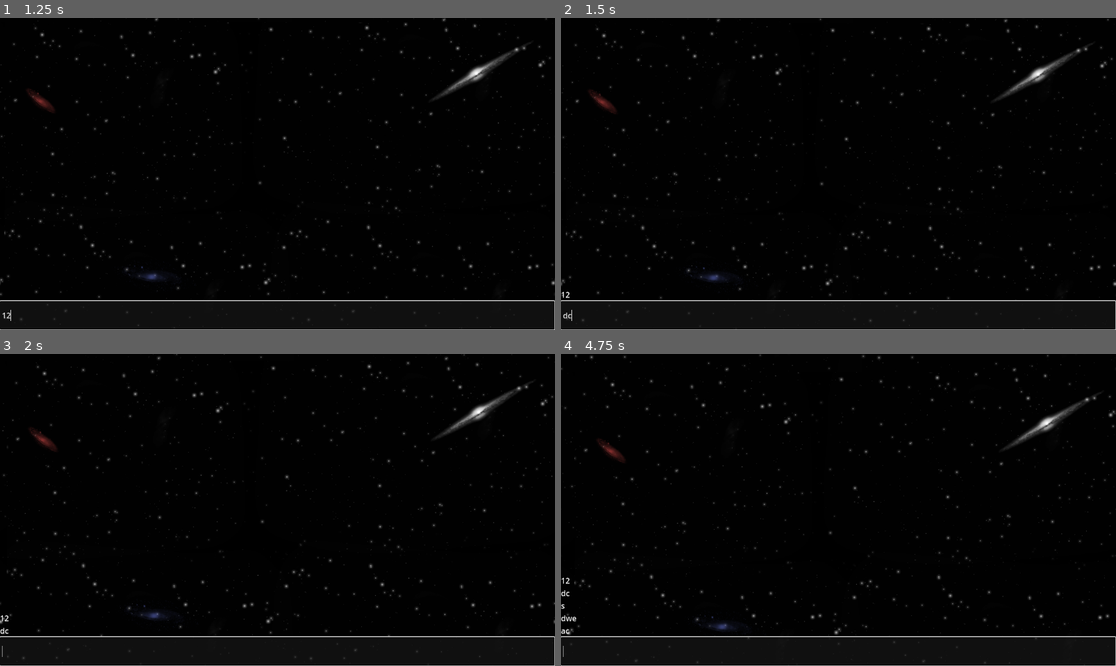
Above: before the commit, frames 1-4 (two rows, left to right).
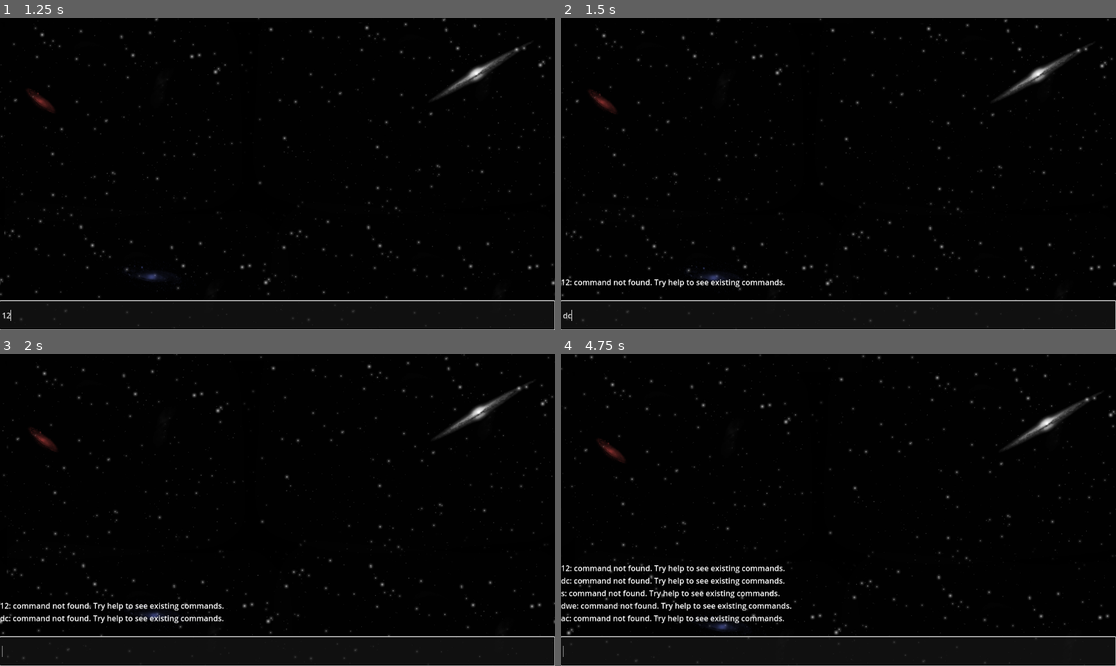
Above: after the commit, the same moments.

Repository: drakshruk/3d-test-project
Game: Godot game, scene res://scenes/terminal.tscn
The game is run twice, just before and just after one commit, with the same random seed, the same clock (stepped at 60 frames per second) and the same inputs. This scene is started directly instead of the project's main scene.
Inputs (mouse positions are in pixels of both pictures, inside the frame that each line leads up to):
- Up to frame 1 (1.25 s): click (277, 314) at 0.52 s; type "12" at 0.6 s
- Up to frame 2 (1.5 s): tap Enter (ui_accept) at 1.25 s; move the mouse to (960, 158) at 1.27 s; hold D (right) from 1.28 s (still down); hold C (crouch) from 1.28 s (still down); click (960, 158) at 1.42 s
- Up to frame 3 (2 s): keep holding D (right); keep holding C (crouch); tap Enter (ui_accept) at 1.52 s
- Up to frame 4 (4.75 s): move the mouse to (727, 525) at 2.02 s; release D (right) at 2.03 s; release C (crouch) at 2.03 s; hold S (backward) 2.03-2.78 s; tap Shift (dash) at 2.1 s; tap Enter (ui_accept) at 2.27, 3.77, 4.52 s; move the mouse to (894, 441) at 2.77 s; hold D (right) 2.78-3.53 s; hold Ctrl (sprint) 2.78-3.53 s; move the mouse to (810, 572) at 3.52 s; hold W (forward) 3.53-4.28 s; tap E (stick_to_the_wall) at 3.6 s; click (810, 572) at 3.67 s; move the mouse to (1005, 556) at 4.27 s; hold A (left) from 4.28 s (still down); hold C (crouch) from 4.28 s (still down)

Frame 1 is identical in both runs. In frame 2, 0.4% of the frame differs, in the area x 0-41%, y 83-90%; in frame 3, 0.9%; in frame 4, 2.2%, in the area x 0-42%, y 67-90%.

Commit message:
Added basic terminal commands

Diff:
--- a/scripts/terminal.gd
+++ b/scripts/terminal.gd
@@ -1,6 +1,18 @@
 extends Node2D
 
-var history = []
+class Command:
+	var name: String
+	var short_description: String
+
+	func _init(n: String = "", desc: String = ""):
+		name = n
+		short_description = desc
+
+
+var history = [] as Array[String]
+var commands: Array[Command] = [Command.new("help", "prints this text"),
+								Command.new("clear", "clears the screen"),
+								Command.new("history", "displays the history list")]
 var rotation_var = 0 as float;
 @onready var timer = $Timer
 
@@ -17,19 +29,41 @@
 
 func _on_line_edit_text_submitted(new_text: String) -> void:
 	if (new_text != ""):
+		$LineEdit.clear()
 		history.push_back(new_text)
-		$Label.text += "\n" + new_text
-		$LineEdit.clear()
+		var argv = strcmp(new_text, " ")
+		var out = processCommand(argv)
+		for v in out:
+			$Label.text += v
 
-	var words = strcmp(new_text, " ")
+# Функция, возвращающая массив строк, которые будут выведены в терминал
+func processCommand(argv: Array[String]) -> Array[String]:
+	var out = [] as Array[String]
 
-	print(words)
+	match argv[0]:
+		"help":
+			for com in commands:
+				out.push_back(com.name + "  -  " + com.short_description + "\n")
+		"clear":
+			$Label.text = ""
+		"history":
+			for v in history:
+				out.push_back(v + "\n")
+		_:
+			out.push_back(argv[0] + ": command not found. Try help to see existing commands.\n")
 
-func strcmp(line: String, char: String):
+	return out
+
+func strcmp(line: String, char: String) -> Array[String]:
 	if (char.length() != 1):
 		return []
 
-	var words = []
+	while line[0] == char:
+		line = line.erase(0, 1)
+	while line.contains(char + char):
+		line.replace(char + char, char)
+
+	var words = [] as Array[String]
 	var str = "";
 	while line.length() != 0:
 		var b = line[0]
